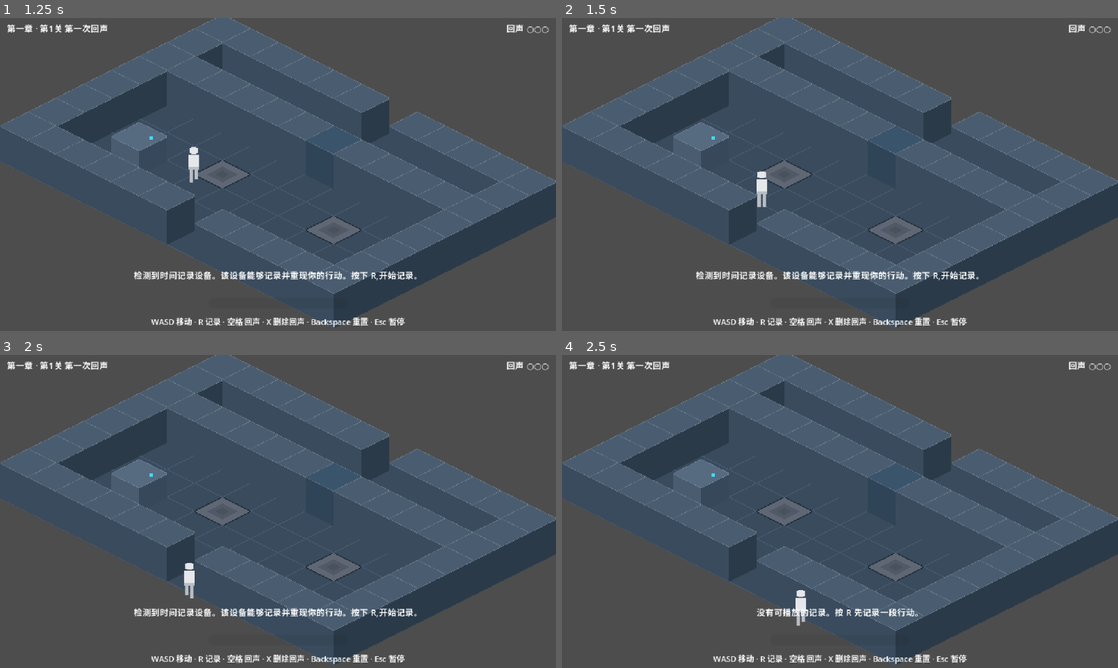
Above: before the commit, frames 1-4 (two rows, left to right).
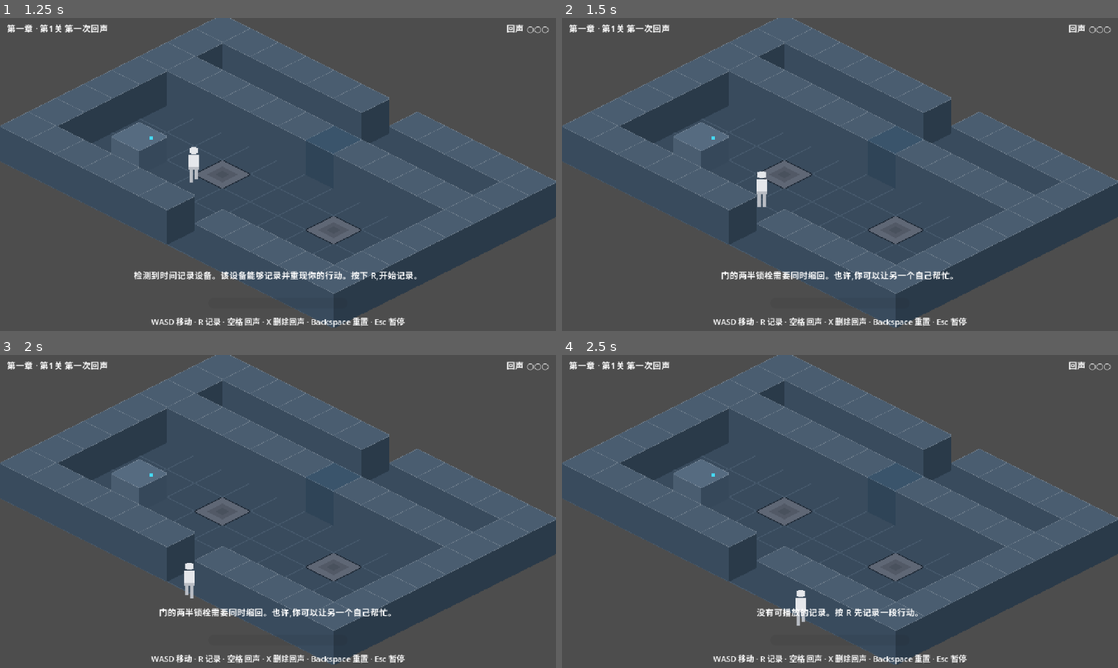
Above: after the commit, the same moments.

Repository: Balsam1213/echoes-of-yesterday
Game: Godot game, scene res://scenes/levels/Level_02.tscn
Same seed, same stepped clock (60 frames per second), same inputs: the game is played once before the commit and once after it. This scene is started directly instead of the project's main scene.
Inputs (mouse positions are in pixels of both pictures, inside the frame that each line leads up to):
- Up to frame 1 (1.25 s): tap Enter at 0.5 s; move the mouse to (400, 158) at 0.52 s; hold D (move_right) from 0.53 s (still down); tap X (delete_echo) at 0.6 s; click (400, 158) at 0.67 s
- Up to frame 2 (1.5 s): move the mouse to (728, 190) at 1.27 s; release D (move_right) at 1.28 s; hold S (move_down) from 1.28 s (still down); tap E (interact) at 1.35 s
- Up to frame 3 (2 s): keep holding S (move_down)
- Up to frame 4 (2.5 s): move the mouse to (895, 442) at 2.02 s; release S (move_down) at 2.03 s; hold D (move_right) from 2.03 s (still down); tap Space (play_echo) at 2.1 s

Frame 1 is identical in both runs. In frame 2, 0.9% of the frame differs, in the area x 24-75%, y 80-84%; in frame 3, 0.9%; in frame 4, nothing differs.
Error before the commit: Parse Error: Cannot find member "T10_INTRO" in base "UIText". (res://scripts/level/level_02_manager.gd:28)

Commit message:
feat(chapter1): 第一章三关完成(L2/L3 实现+时间锁+推进链);SKILL 与文档同步;tag chapter1-v0.2

Diff:
--- a/EchoesOfYesterday/scripts/ui/ui_text.gd
+++ b/EchoesOfYesterday/scripts/ui/ui_text.gd
@@ -10,6 +10,9 @@
 const T06_CAP := "回声数量已达上限(%d)。按 X 可删除回声。"
 const T_NO_RECORDING := "没有可播放的记录。按 R 先记录一段行动。"
 const T07_COMPLETE := "第一次回声已成功建立。\n你发现,过去的行动可以改变现在。"
+const T10_INTRO := "两台电闸,一扇双锁门。"
+const T12_TWO_LOCKS := "门的两半锁栓需要同时缩回。也许,你可以让另一个自己帮忙。"
+const T13_TWO_ECHOES := "两个自己,同时行动。"
 const T14_COMPLETE := "门开了。你听见两个时间的脚步声重合在一起。"
 const T15_EXPIRED := "时间锁只维持十秒。十个你,也只有一个十秒。"
 const T16_LOCK := "时间锁启动:剩余 %d 秒"
Not shown, changed: .agents/skills/echoes-of-yesterday-dev/SKILL.md
Not shown, changed: docs/10_第一章关卡规划.md
Not shown, changed: docs/11_第二关关卡设计.md
Not shown, changed: docs/12_第三关关卡设计.md
Not shown, changed: logs/changelog.md
Not shown, changed: logs/devlog.md
